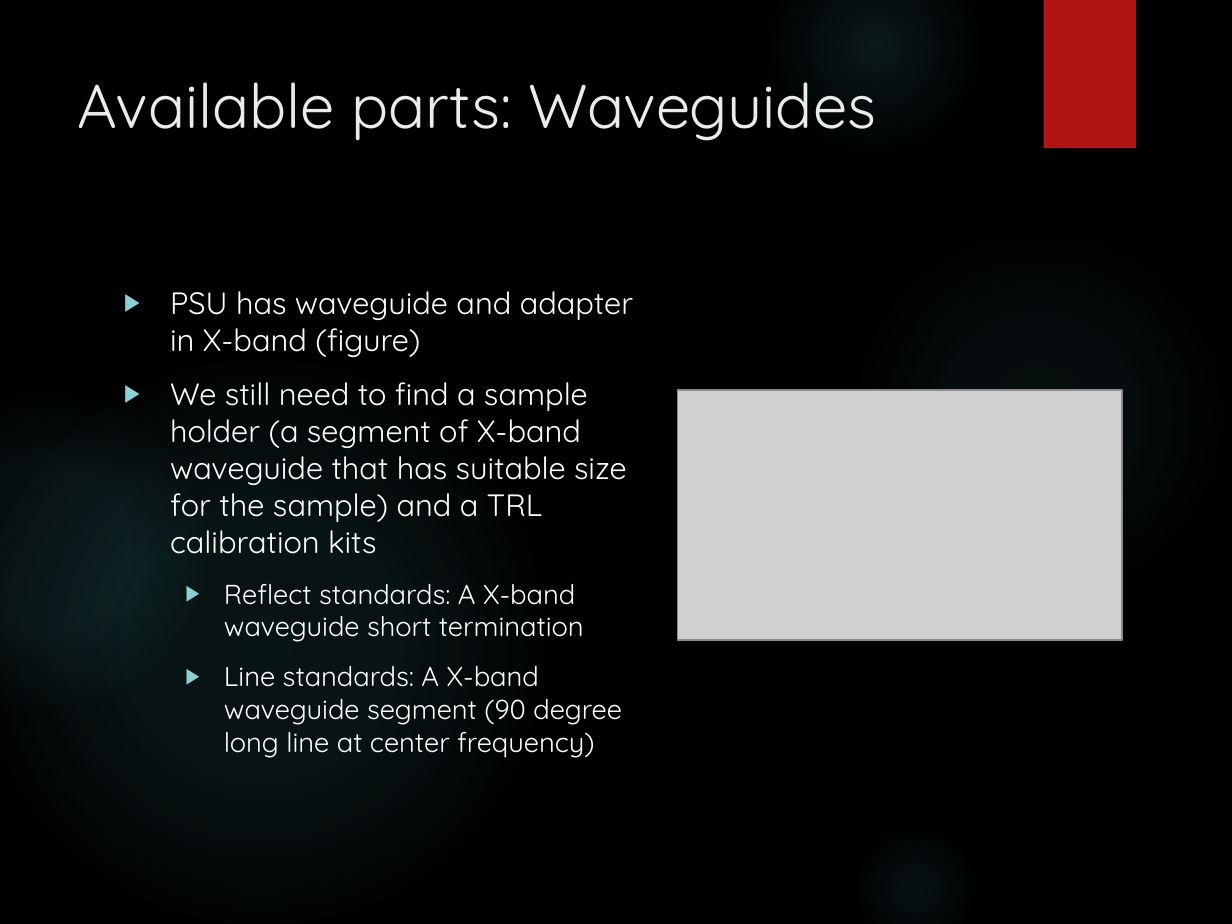
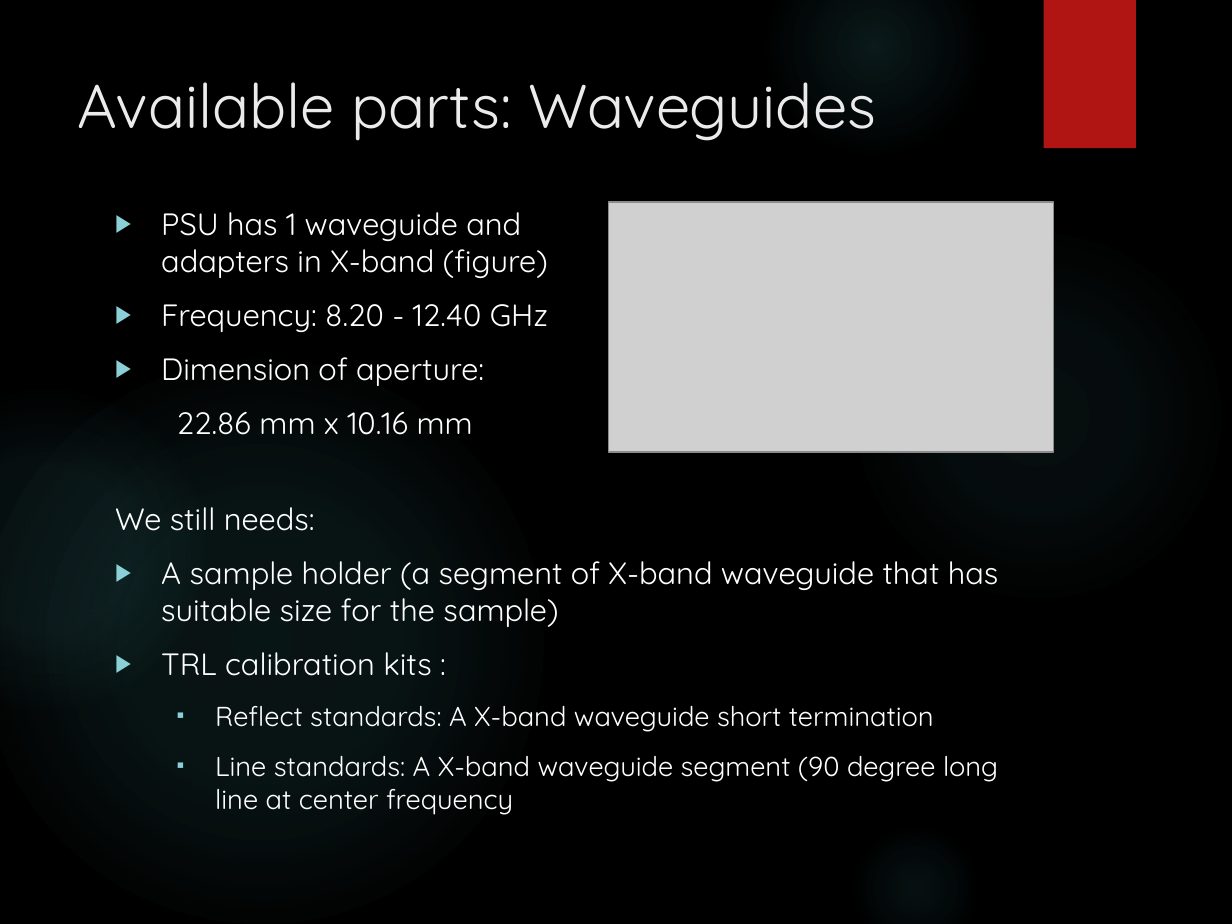
Before and after one commit to trankhiemha/ECE412-413-Capstone-Project-N3, a slide deck: slide 10 of Capstone project proposal presentation.pptx (slide 8 before the commit). Drawn at 1232x924 pixels with LibreOffice and Linux fonts; fonts in the diff are those of the drawing; grey boxes stand for pictures; background and template pictures are left out. Boxes give left, top, right and bottom in pixels: in the first picture for what was removed or moved away, otherwise in the second. Text is boxed around its words. In the diff, an @@ line names an element or a change of style, - is before the commit and + after.

```diff
--- a/Capstone project proposal presentation.pptx
+++ b/Capstone project proposal presentation.pptx
@@ picture: place and size @@
-picture at [678,391,1122,641]
+picture at [609,202,1053,452]
@@ text at [161,212,548,435]: text changed @@
-▶ PSU has waveguide and adapter in X-band (figure)
-▶ We still need to find a sample holder (a segment of X-band waveguide that has suitable size for the sample) and a TRL calibration kits
-  ▶ Reflect standards: A X-band waveguide short termination
-  ▶ Line standards: A X-band waveguide segment (90 degree long line at center frequency)
+▶ PSU has 1 waveguide and adapters in X-band (figure)
+▶ Frequency: 8.20 - 12.40 GHz
+▶ Dimension of aperture:
+22.86 mm x 10.16 mm
@@ text added at [115,507,998,815], 16 pt, text #FFFFFF @@
+We still needs:
+▶ A sample holder (a segment of X-band waveguide that has suitable size for the sample)
+▶ TRL calibration kits :
+  ▪ Reflect standards: A X-band waveguide short termination
+  ▪ Line standards: A X-band waveguide segment (90 degree long line at center frequency
```
Also in this commit, not shown: 8 other slides changed, 4 slides added, 1 slide removed.
